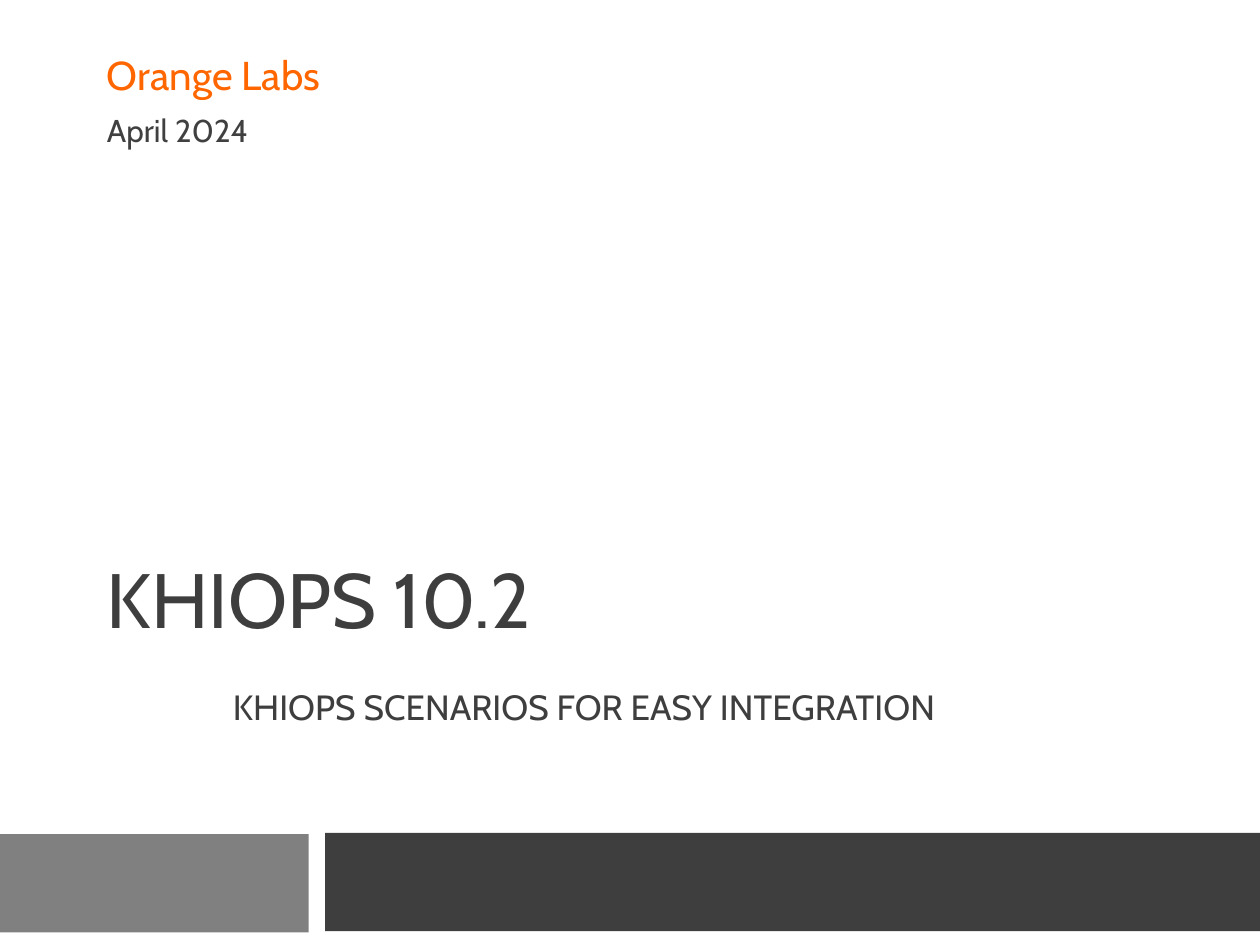
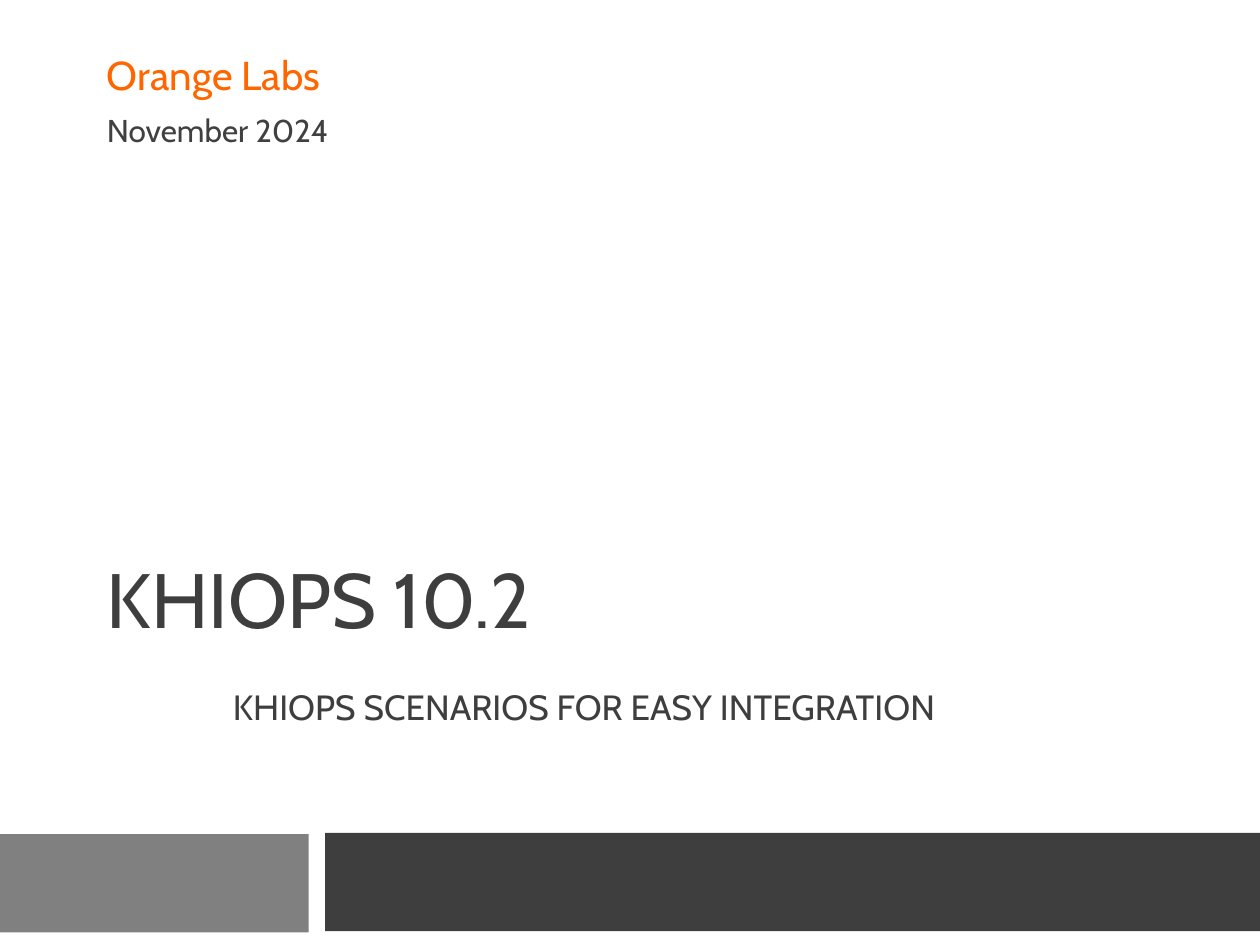
Before and after one commit to KhiopsML/khiops-pdf-docs, a slide deck: slide 1 of KhiopsScenarios.pptx. Drawn at 1260x945 pixels with LibreOffice and Linux fonts; fonts in the diff are those of the drawing. Boxes give left, top, right and bottom in pixels: in the first picture for what was removed or moved away, otherwise in the second. Text is boxed around its words. In the diff, an @@ line names an element or a change of style, - is before the commit and + after.

Commit message:
Update documents for version 10.2.3
KhiopsVisualizationGuide: referencement de la derniere version de l'outil 11.0.9, livré avec la 10.2.3
KhiopsCovisualizationGuide: referencement la derniere version de l'outil 11.1.2 livré avec la 10.2.3
Mise à jour de toutes les dates à novembre 2024
Regeneration de tous les pdf, a destination d'un espace release

```diff
--- a/KhiopsScenarios.pptx
+++ b/KhiopsScenarios.pptx
@@ subtitle at (107, 118, 328, 143): text changed @@
-April 2024
+November 2024
```
Also in this commit, not shown: 18 other slides changed, 4 other files.
